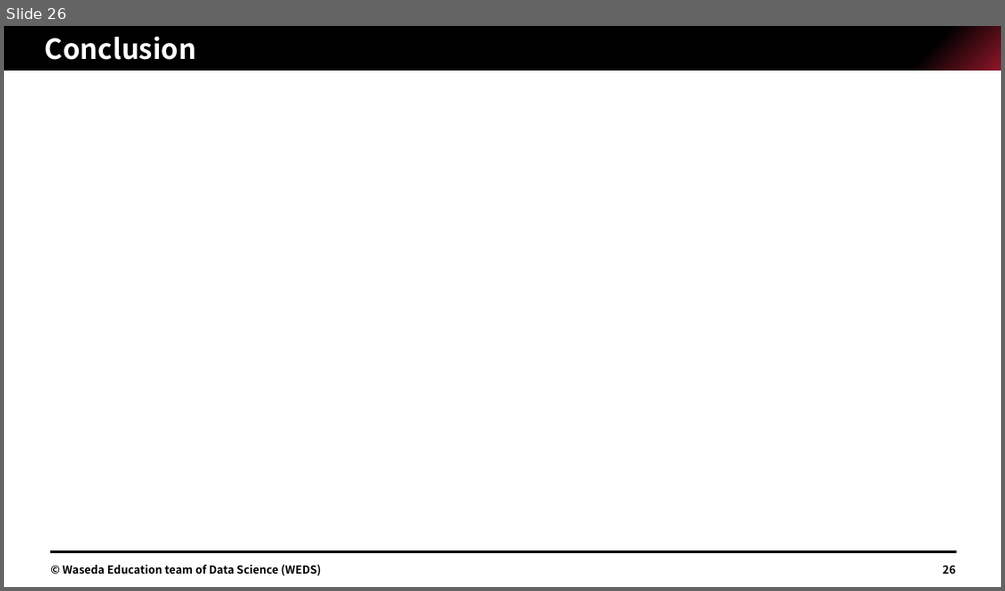
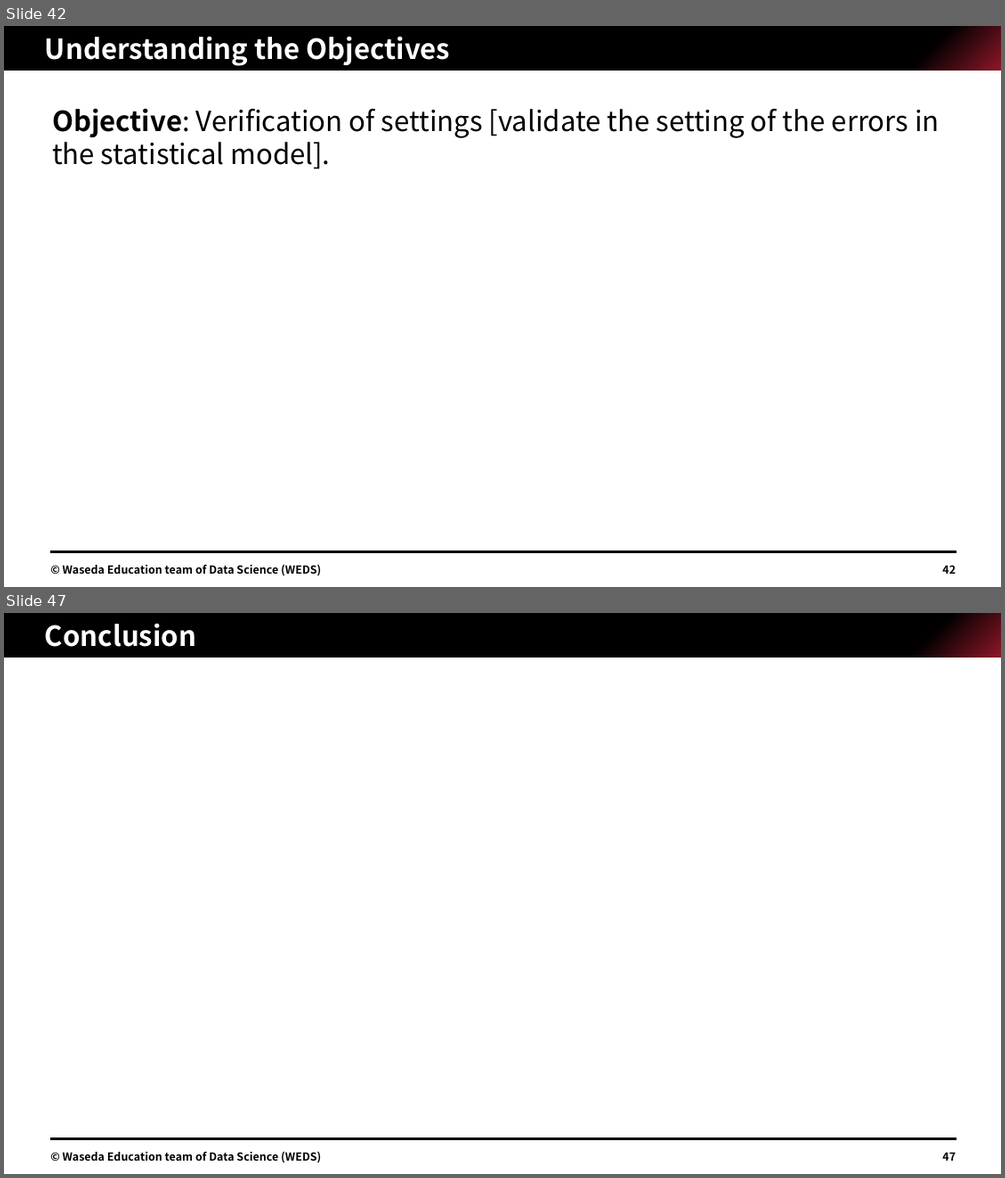
Before and after one commit to Jimin-Park0901/Data-Science, a slide deck: Store_Sale/assignment/1W22CF16.pptx. Shown one above the other, each under a label of ours: slide 26 before the commit, slides 42 and 47 after it; the slides between them are not shown. The pictures are 1005x591 and 1005x1178 pixels, drawn with LibreOffice and Linux fonts; fonts in the diff are those of the drawing; grey boxes stand for pictures. Boxes give left, top, right and bottom in pixels: in the first picture for what was removed or moved away, otherwise in the second. Text is boxed around its words. In the diff, an @@ line names an element or a change of style, - is before the commit and + after.

```diff
--- a/Store_Sale/assignment/1W22CF16.pptx
+++ b/Store_Sale/assignment/1W22CF16.pptx
@@ slide 42 added at <box>4,26,1001,587</box>, background #FFFFFF; not listed: 2 template elements that a slide beside it also shows @@
@@ title added at <box>45,36,451,66</box>, 20 pt, text #FFFFFF, bold @@
+Understanding the Objectives
@@ text added at <box>52,108,939,169</box>, 20 pt, text #000000 @@
+Objective: Verification of settings [validate the setting of the errors in the statistical model].
@@ text added at <box>63,564,321,576</box>, 8 pt, text #000000, bold @@
+© Waseda Education team of Data Science (WEDS)
@@ page number added at <box>942,564,955,573</box>, 8 pt, text #000000, bold @@
+42
@@ what was slide 26 is now slide 47 @@
@@ page number at <box>942,1151,955,1160</box>: text changed @@
-26
+47
```
Also in this commit, not shown: 17 slides changed, 22 other slides added, 1 slide removed, 4 other files.
